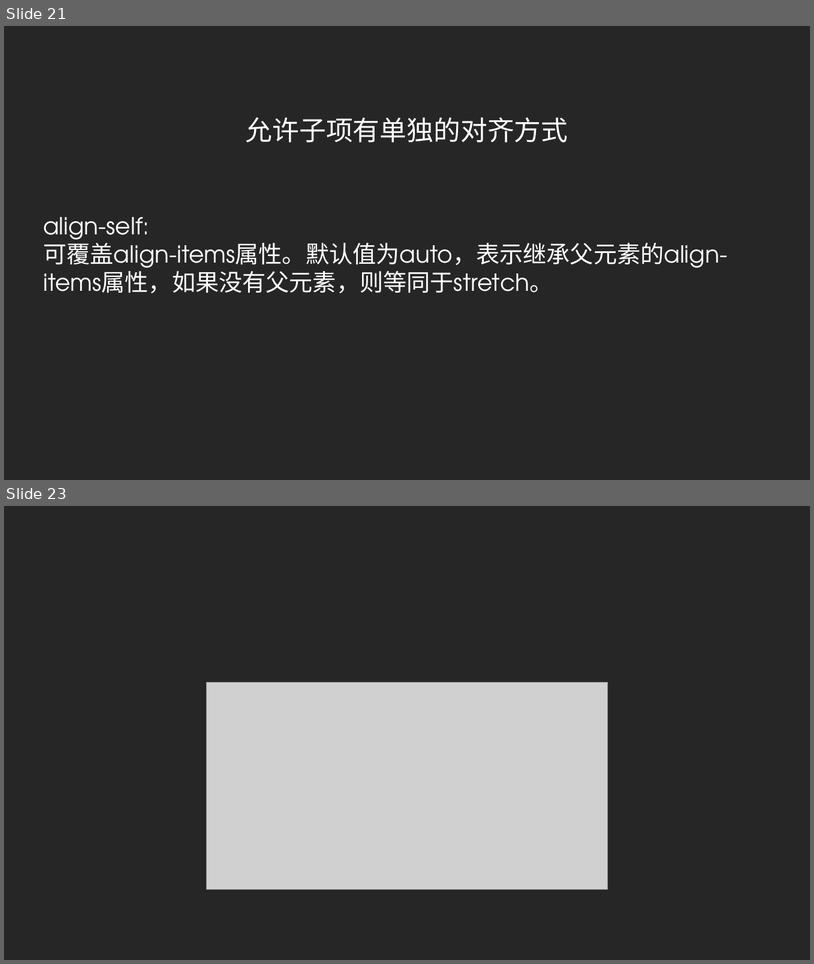
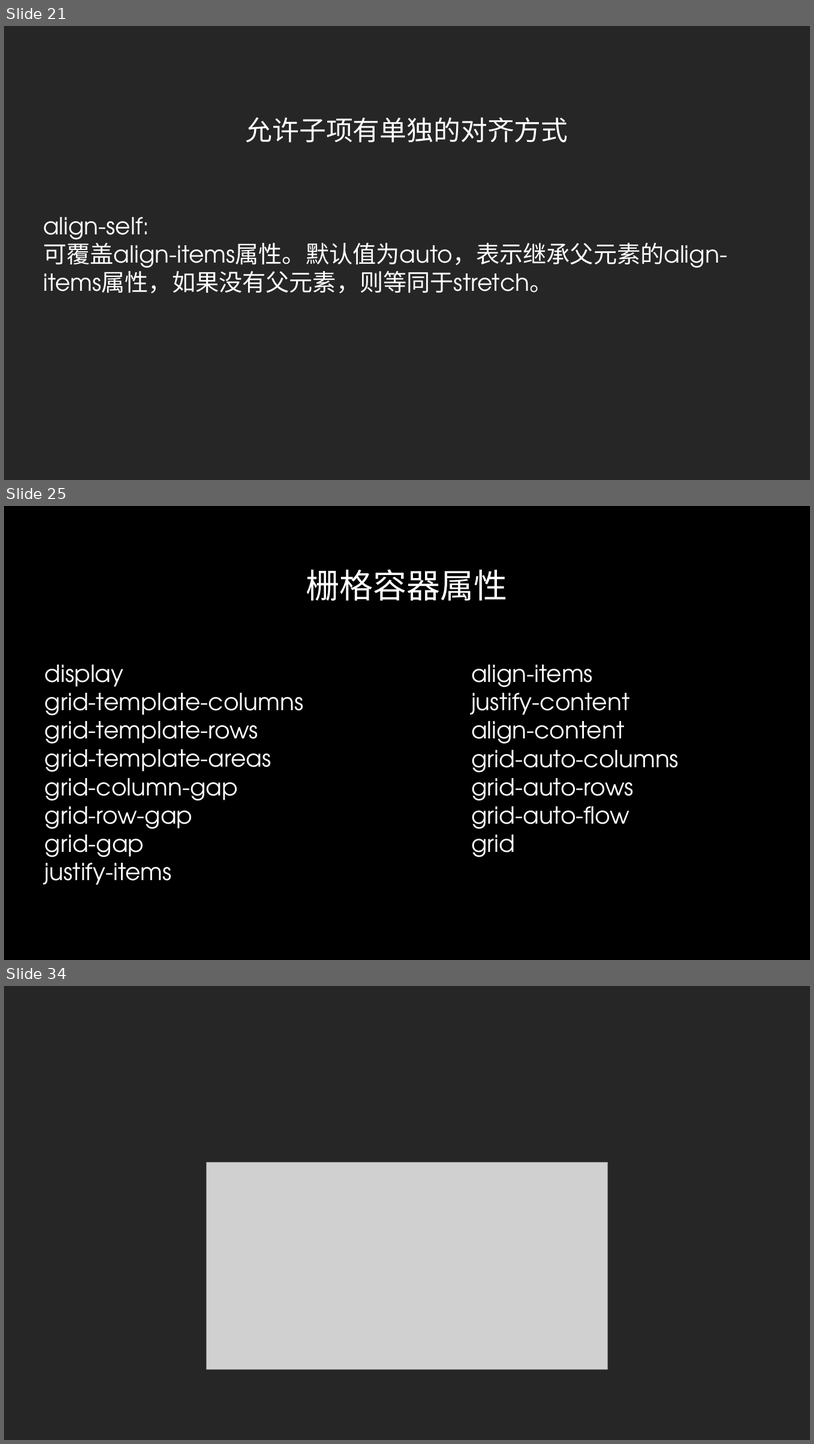
Before and after one commit to radiofly19841018/demo-flex, a slide deck: ppt/CSS Flex&Grid.pptx. Shown one above the other, each under a label of ours: slides 21 and 23 before the commit, slides 21, 25 and 34 after it; the slides between them are not shown. The pictures are 814x964 and 814x1444 pixels, drawn with LibreOffice and Linux fonts; fonts in the diff are those of the drawing; grey boxes stand for pictures; background and template pictures are left out. Boxes give left, top, right and bottom in pixels: in the first picture for what was removed or moved away, otherwise in the second. Text is boxed around its words. In the diff, an @@ line names an element or a change of style, - is before the commit and + after.

Commit message:
grid

```diff
--- a/ppt/CSS Flex&Grid.pptx
+++ b/ppt/CSS Flex&Grid.pptx
@@ slide 25 added at [4, 506, 810, 960], background picture (left out) @@
@@ title added at [306, 569, 508, 601], 40 pt, text gradient #FFFFFF to #A6A6A6 @@
+栅格容器属性
@@ text added at [45, 664, 304, 885], 28 pt, text #FFFFFF @@
+display
+grid-template-columns
+grid-template-rows
+grid-template-areas
+grid-column-gap
+grid-row-gap
+grid-gap
+justify-items
@@ text added at [471, 664, 679, 857], 28 pt, text #FFFFFF @@
+align-items
+justify-content
+align-content
+grid-auto-columns
+grid-auto-rows
+grid-auto-flow
+grid
@@ what was slide 23 is now slide 34 @@
```
Also in this commit, not shown: 11 other slides added, 1 slide removed, 5 other files.
